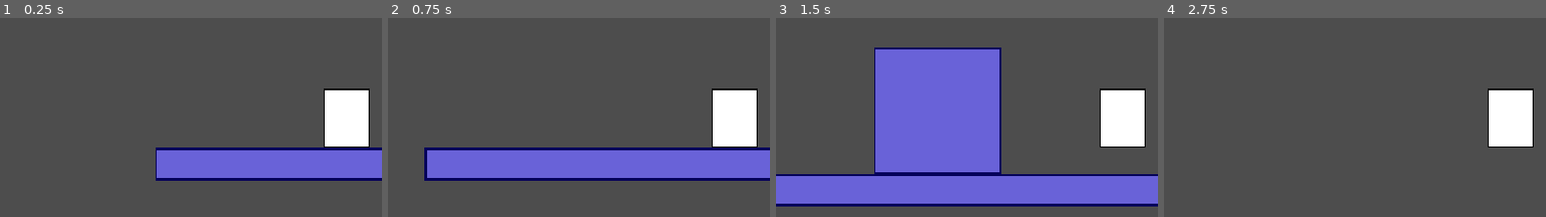
Above: before the commit, frames 1-4 (left to right).
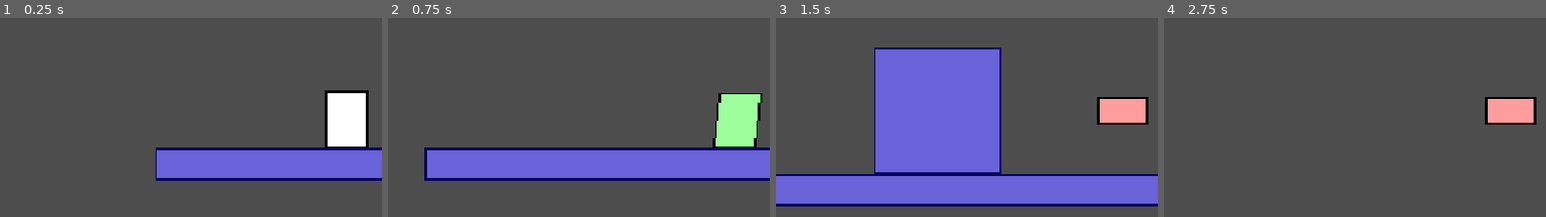
Above: after the commit, the same moments.

Repository: prtrockrs/turnover
Game: Godot game, scene res://scene/areas/area_1.tscn
Same seed, same stepped clock (60 frames per second), same inputs: the game is played once before the commit and once after it.
Inputs:
- Up to frame 1 (0.25 s): no input
- Up to frame 2 (0.75 s): tap Enter at 0.5 s; hold D (player_right) from 0.53 s (still down); tap Shift (player_transform) at 0.6 s
- Up to frame 3 (1.5 s): keep holding D (player_right); tap Space (player_jump) at 0.77 s; tap Shift (player_transform) at 1.35 s
- Up to frame 4 (2.75 s): tap Space (player_jump) at 1.52 s; release D (player_right) at 2.03 s; hold A (player_left) from 2.03 s (still down); tap Shift (player_transform) at 2.1 s
The pictures show only the part of the screen within x 5-55%, y 21-71%; the shares and areas given below are measured in that part.

The runs differ from the first frame. In frame 1, 0.8% of the frame differs, in the area x 84-97%, y 35-66%; in frame 2, 3.6%; in frame 3, 3.8%, in the area x 84-98%, y 35-66%; in frame 4, 3.8%.

Commit message:
added visual form switching

Diff:
--- a/scene/player.tscn
+++ b/scene/player.tscn
@@ -1,10 +1,109 @@
 [gd_scene format=3 uid="uid://cj7o35avx77y2"]
 
 [ext_resource type="Script" uid="uid://dg7tpx7xftc2f" path="res://scripts/custom_nodes/player.gd" id="1_s4jxa"]
-[ext_resource type="Texture2D" uid="uid://don3mi8gnb18g" path="res://sprites/player.png" id="2_xa75v"]
+[ext_resource type="Texture2D" uid="uid://6t5jqj5fyjq8" path="res://sprites/player-forms.png" id="2_s4jxa"]
 [ext_resource type="Script" uid="uid://c0ya2aiifkwai" path="res://scripts/custom_nodes/control_manager.gd" id="3_s4jxa"]
 [ext_resource type="Script" uid="uid://onco07ug4e8r" path="res://scripts/custom_nodes/human_control.gd" id="4_oh5ij"]
 [ext_resource type="Script" uid="uid://3s3nf6wsca6q" path="res://scripts/custom_nodes/mouse_control.gd" id="5_hp4bs"]
+
+[sub_resource type="AtlasTexture" id="AtlasTexture_oh5ij"]
+atlas = ExtResource("2_s4jxa")
+region = Rect2(0, 0, 32, 32)
+
+[sub_resource type="AtlasTexture" id="AtlasTexture_hp4bs"]
+atlas = ExtResource("2_s4jxa")
+region = Rect2(96, 0, 32, 32)
+
+[sub_resource type="AtlasTexture" id="AtlasTexture_g2vtq"]
+atlas = ExtResource("2_s4jxa")
+region = Rect2(64, 0, 32, 32)
+
+[sub_resource type="AtlasTexture" id="AtlasTexture_2fvbb"]
+atlas = ExtResource("2_s4jxa")
+region = Rect2(32, 0, 32, 32)
+
+[sub_resource type="AtlasTexture" id="AtlasTexture_ml7e8"]
+atlas = ExtResource("2_s4jxa")
+region = Rect2(0, 32, 32, 32)
+
+[sub_resource type="AtlasTexture" id="AtlasTexture_ihjo1"]
+atlas = ExtResource("2_s4jxa")
+region = Rect2(96, 32, 32, 32)
+
+[sub_resource type="AtlasTexture" id="AtlasTexture_dk1vr"]
+atlas = ExtResource("2_s4jxa")
+region = Rect2(64, 32, 32, 32)
+
+[sub_resource type="AtlasTexture" id="AtlasTexture_34jf3"]
+atlas = ExtResource("2_s4jxa")
+region = Rect2(32, 32, 32, 32)
+
+[sub_resource type="SpriteFrames" id="SpriteFrames_rf308"]
+animations = [{
+"frames": [{
+"duration": 1.0,
+"texture": SubResource("AtlasTexture_oh5ij")
+}],
+"loop": 0,
+"name": &"human_idle",
+"speed": 5.0
+}, {
+"frames": [{
+"duration": 1.0,
+"texture": SubResource("AtlasTexture_hp4bs")
+}],
+"loop": 0,
+"name": &"human_jump",
+"speed": 5.0
+}, {
+"frames": [{
+"duration": 1.0,
+"texture": SubResource("AtlasTexture_g2vtq")
+}],
+"loop": 0,
+"name": &"human_run",
+"speed": 5.0
+}, {
+"frames": [{
+"duration": 1.0,
+"texture": SubResource("AtlasTexture_2fvbb")
+}],
+"loop": 0,
+"name": &"human_walk",
+"speed": 5.0
+}, {
+"frames": [{
+"duration": 1.0,
+"texture": SubResource("AtlasTexture_ml7e8")
+}],
+"loop": 0,
+"name": &"mouse_idle",
+"speed": 5.0
+}, {
+"frames": [{
+"duration": 1.0,
+"texture": SubResource("AtlasTexture_ihjo1")
+}],
+"loop": 0,
+"name": &"mouse_jump",
+"speed": 5.0
+}, {
+"frames": [{
+"duration": 1.0,
+"texture": SubResource("AtlasTexture_dk1vr")
+}],
+"loop": 0,
+"name": &"mouse_run",
+"speed": 5.0
+}, {
+"frames": [{
+"duration": 1.0,
+"texture": SubResource("AtlasTexture_34jf3")
+}],
+"loop": 0,
+"name": &"mouse_walk",
+"speed": 5.0
+}]
 
 [sub_resource type="CapsuleShape2D" id="CapsuleShape2D_rf308"]
 radius = 12.0
@@ -16,9 +115,10 @@
 [node name="Camera2D" type="Camera2D" parent="." unique_id=1948203042]
 zoom = Vector2(3, 3)
 
-[node name="Sprite2D" type="Sprite2D" parent="." unique_id=606502899]
+[node name="AnimatedSprite2D" type="AnimatedSprite2D" parent="." unique_id=1581667851]
 position = Vector2(0, -16)
-texture = ExtResource("2_xa75v")
+sprite_frames = SubResource("SpriteFrames_rf308")
+animation = &"mouse_idle"
 
 [node name="CollisionShape2D" type="CollisionShape2D" parent="." unique_id=1715995606]
 position = Vector2(0, -15)
--- a/scripts/custom_nodes/control_manager.gd
+++ b/scripts/custom_nodes/control_manager.gd
@@ -1,4 +1,4 @@
-extends Node
+class_name ControlManager extends Node
 
 @onready var human_control: PlayerControl = $HumanControl
 @onready var mouse_control: PlayerControl = $MouseControl
--- a/scripts/custom_nodes/human_control.gd
+++ b/scripts/custom_nodes/human_control.gd
@@ -1,6 +1,7 @@
 extends PlayerControl
 
 const SPEED = 300.0
+const RUN_SPEED = 450.0
 const JUMP_VELOCITY = -400.0
 
 func handle_input() -> void:
--- a/scripts/custom_nodes/mouse_control.gd
+++ b/scripts/custom_nodes/mouse_control.gd
@@ -1,6 +1,7 @@
 extends PlayerControl
 
 const SPEED = 600.0
+const RUN_SPEED = 800.0
 const JUMP_VELOCITY = -600.0
 
 func handle_input() -> void:
--- a/scripts/custom_nodes/player.gd
+++ b/scripts/custom_nodes/player.gd
@@ -9,9 +9,12 @@
 	CUTSCENE,
 }
 
+@onready var control_manager: Node = $ControlManager
+@onready var sprite: AnimatedSprite2D = $AnimatedSprite2D
+
 var current_state: States = States.IDLE
 
-@onready var control_manager: Node = $ControlManager
+@export var collision_shape: Shape2D
 
 func _ready() -> void:
 	control_manager.setup(self)
@@ -25,19 +28,30 @@
 
 	move_and_slide()
 
+	_update_movement_state()
+
 	_update_animations()
 
+func _update_movement_state() -> void:
+	if not is_on_floor():
+		current_state = States.JUMP #if velocity.y < 0.0 else States.FALL
+	elif absf(velocity.x) < 1.0:
+		current_state = States.IDLE
+	else:
+		current_state = States.WALK
+
 func _update_animations() -> void:
-	# Add animation player script
-	#match current_state:
-		#States.IDLE:
-			#animation_player.play("idle")
-		#States.WALK:
-			#animation_player.play("walk")
-		#States.RUN:
-			#animation_player.play("run")
-		#States.JUMP:
-			#animation_player.play("jump")
-		#States.FALL:
-			#animation_player.play("fall")
-	pass
+	# lazy sprite flipping
+	if velocity.x < 0.0:
+		sprite.flip_h = true
+	elif velocity.x > 0.0:
+		sprite.flip_h = false
+
+	var active_control = control_manager.active_control
+	var state_name = States.keys()[current_state].to_lower()
+	if active_control == $ControlManager/HumanControl:
+		sprite.play("human_%s" % state_name)
+	elif active_control == $ControlManager/MouseControl:
+		sprite.play("mouse_%s" % state_name)
+	else:
+		print("Error: unknown animation state")
--- a/scripts/custom_nodes/player_control.gd
+++ b/scripts/custom_nodes/player_control.gd
@@ -1,6 +1,7 @@
 class_name PlayerControl extends Node
 
 var player: Player
+var form_name := "human" #default
 
 func setup(player: Player) -> void:
 	self.player = player
Binary file added: sprites/player-forms.png
Not shown, added: sprites/player-forms.png.import
